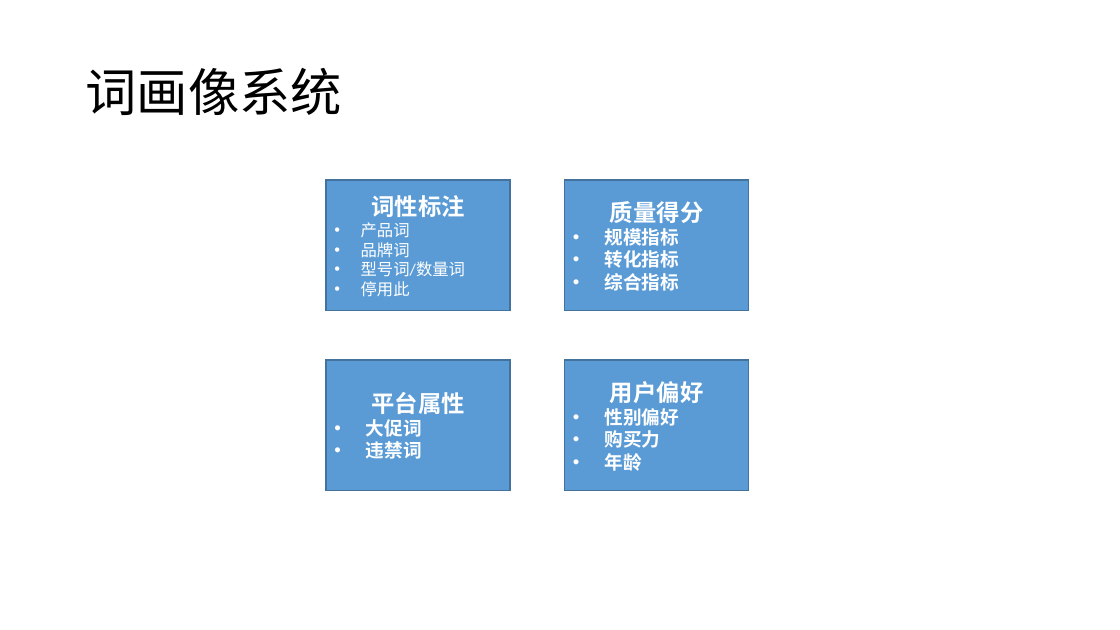
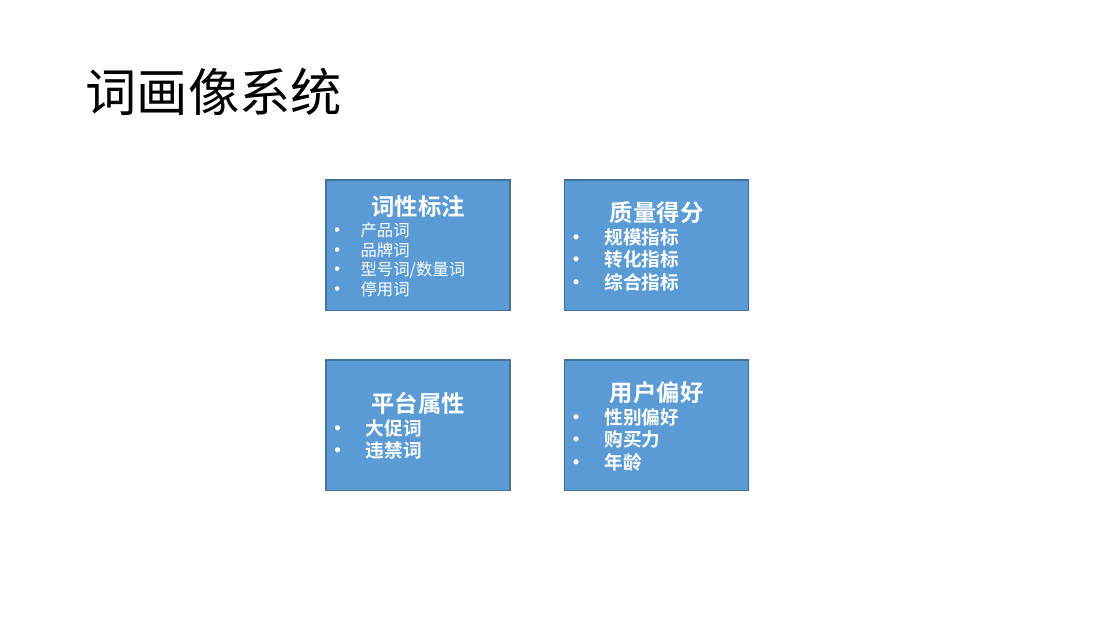
Before and after one commit to sampsonguo/hexo, a slide deck: slide 22 of docs/search/JD-search.pptx (slide 4 before the commit). Drawn at 1120x630 pixels with LibreOffice and Linux fonts; fonts in the diff are those of the drawing. Boxes give left, top, right and bottom in pixels: in the first picture for what was removed or moved away, otherwise in the second. Text is boxed around its words. In the diff, an @@ line names an element or a change of style, - is before the commit and + after.

```diff
--- a/docs/search/JD-search.pptx
+++ b/docs/search/JD-search.pptx
@@ text in rectangle at [361, 195, 466, 278]: font Calibri to Noto Sans CJK SC in "词性标注", "产品词", "品牌词", "型号词/数量词" @@
@@ text in rectangle at [361, 281, 410, 297]: text changed; font Calibri to Noto Sans CJK SC @@
-• 停用此
+• 停用词
```
Also in this commit, not shown: 6 other slides changed, 18 slides added, 3 other files.
